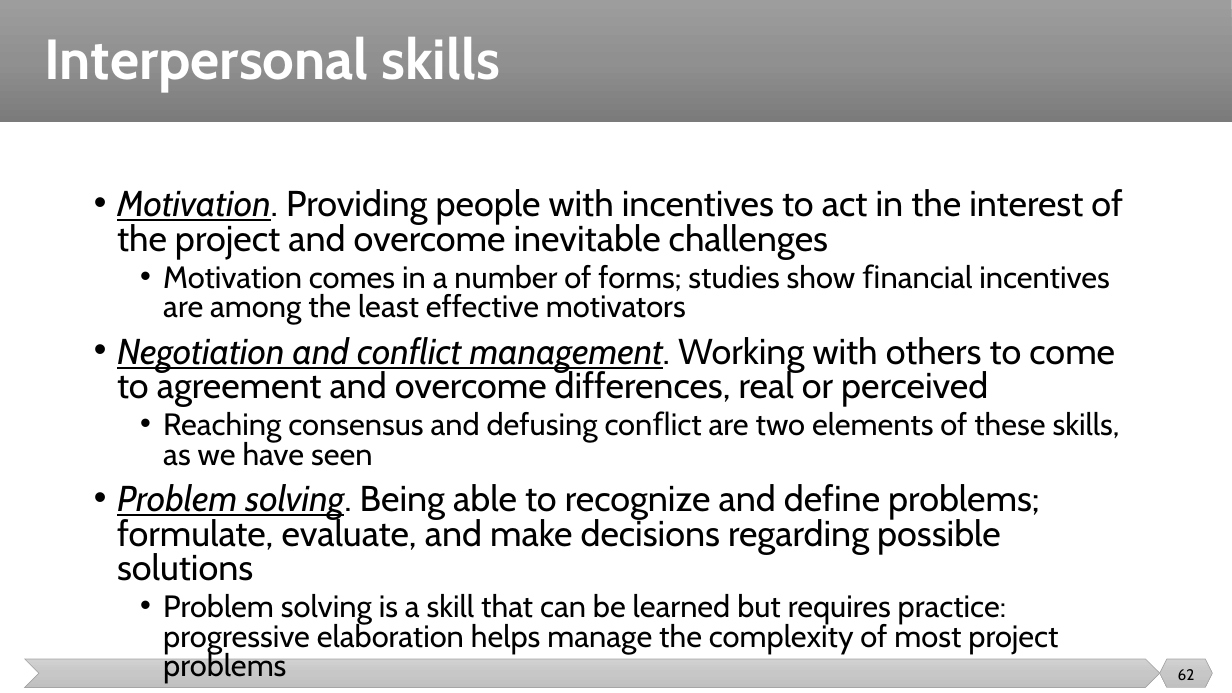
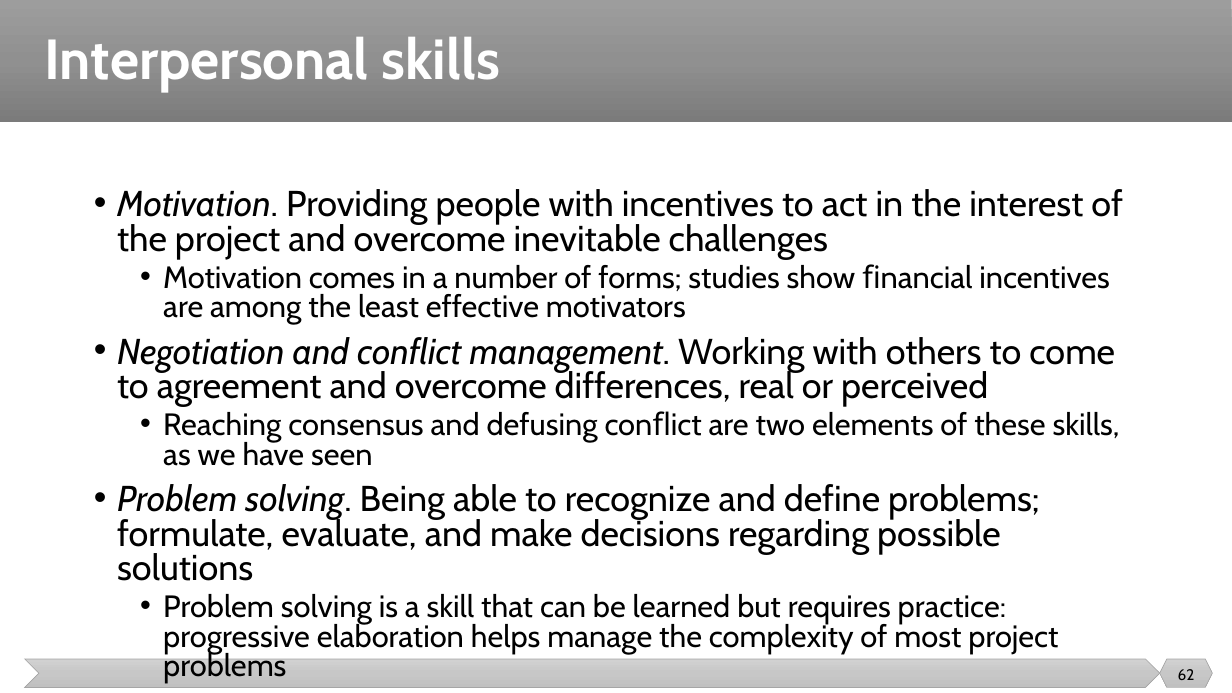
Before and after one commit to malenezi/malenezi, a slide deck: slide 62 of SE423/Lectures/3-Team/Team.pptx. Drawn at 1232x693 pixels with LibreOffice and Linux fonts; fonts in the diff are those of the drawing. Boxes give left, top, right and bottom in pixels: in the first picture for what was removed or moved away, otherwise in the second. Text is boxed around its words. In the diff, an @@ line names an element or a change of style, - is before the commit and + after.

```diff
--- a/SE423/Lectures/3-Team/Team.pptx
+++ b/SE423/Lectures/3-Team/Team.pptx
@@ text at box(117, 189, 1122, 581): underline off in "Motivation.", "Negotiation and conflict management.", "Problem solving." @@
```
Also in this commit, not shown: 7 other slides changed.
